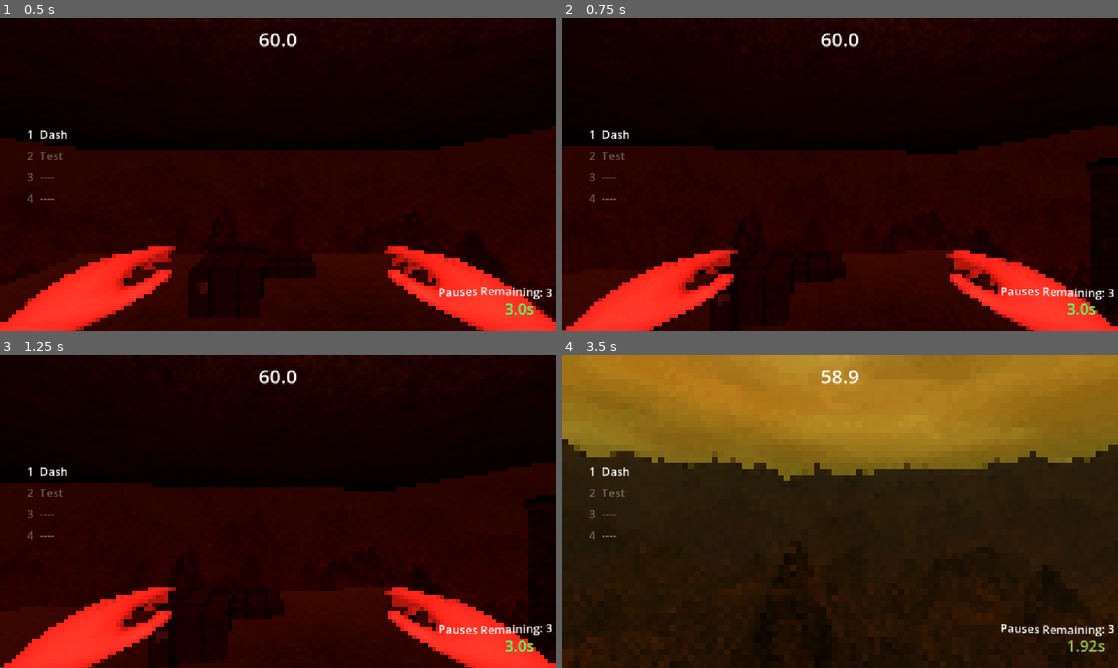
Above: before the commit, frames 1-4 (two rows, left to right).
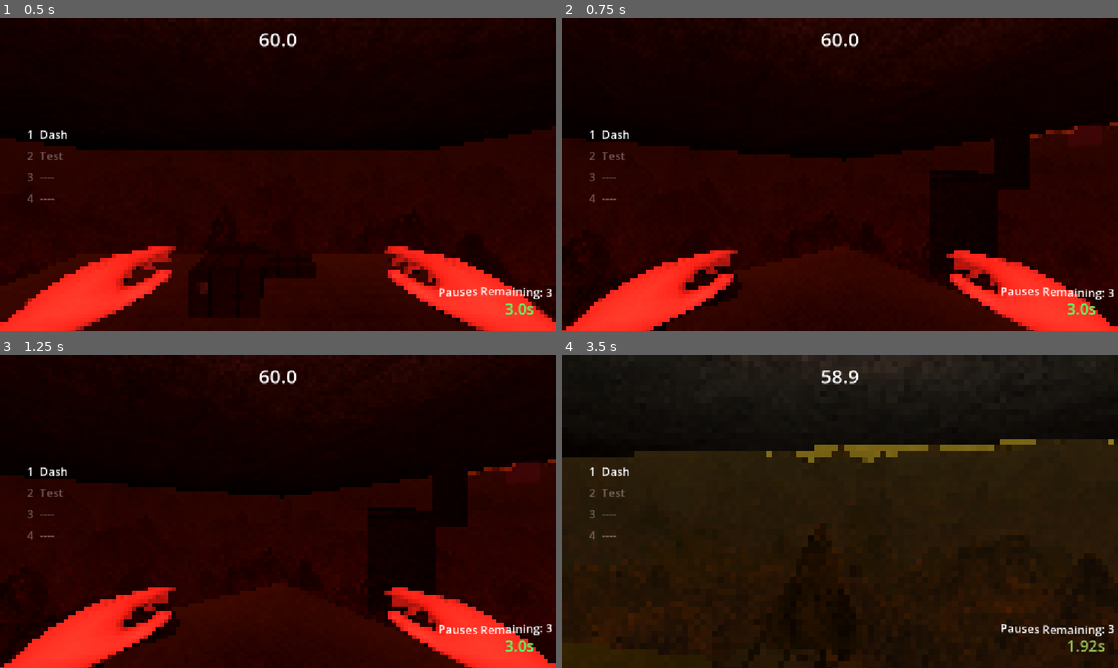
Above: after the commit, the same moments.

Repository: Aechileus/TimeLightGame
Game: Godot game, scene res://GameScenes/GameplayScenes/test_scene.tscn
Two runs of this game, one before a commit and one after it. Both use one fixed random seed, a clock stepped at 60 frames per second and the inputs below.
Inputs (mouse positions are in pixels of both pictures, inside the frame that each line leads up to):
- Up to frame 1 (0.5 s): no input
- Up to frame 2 (0.75 s): tap Enter (ui_accept) at 0.5 s; move the mouse to (867, 174) at 0.52 s; hold W (ui_up) from 0.53 s (still down); hold Ctrl (crouch) from 0.53 s (still down); click (867, 174) at 0.67 s
- Up to frame 3 (1.25 s): keep holding W (ui_up); keep holding Ctrl (crouch); tap Enter (ui_accept) at 0.77 s
- Up to frame 4 (3.5 s): keep holding W (ui_up); move the mouse to (812, 511) at 1.27 s; release Ctrl (crouch) at 1.28 s; tap F (time_stop) at 1.35 s; click (812, 511) at 1.42 s; tap Enter (ui_accept) at 1.52, 3.02 s; move the mouse to (851, 505) at 2.02 s; hold Shift 2.03-2.78 s; click (851, 505) at 2.17 s; move the mouse to (834, 517) at 2.77 s; tap Ctrl (crouch) at 2.85 s; click (834, 517) at 2.92 s

Frame 1 is identical in both runs. In frame 2, 8.8% of the frame differs, in the area x 0-100%, y 1-100%; in frame 3, 8.8%; in frame 4, 35%, in the area x 0-100%, y 0-100%.

Commit message:
Added finish line basics

Diff:
--- /dev/null
+++ b/time-light-game/Assets/GameplayPieces/finish_line.gd
@@ -0,0 +1,5 @@
+extends Area3D
+
+func _physics_process(delta: float) -> void:
+	if self.has_overlapping_bodies():
+		get_tree().reload_current_scene()
--- /dev/null
+++ b/time-light-game/Assets/GameplayPieces/finish_line.tscn
@@ -0,0 +1,64 @@
+[gd_scene format=3 uid="uid://bi5m5xaah2oxr"]
+
+[ext_resource type="Script" uid="uid://e3knjvxsg4wb" path="res://Assets/GameplayPieces/finish_line.gd" id="1_7r3gb"]
+
+[sub_resource type="BoxShape3D" id="BoxShape3D_u1kwc"]
+
+[sub_resource type="StandardMaterial3D" id="StandardMaterial3D_7r3gb"]
+render_priority = 1
+transparency = 1
+blend_mode = 1
+albedo_color = Color(1, 0, 1, 0.14509805)
+
+[sub_resource type="BoxMesh" id="BoxMesh_u1kwc"]
+material = SubResource("StandardMaterial3D_7r3gb")
+
+[sub_resource type="Curve" id="Curve_6cnrg"]
+_data = [Vector2(0, 1), 0.0, 0.0, 0, 0, Vector2(1, 0), 0.0, 0.0, 0, 0]
+point_count = 2
+
+[sub_resource type="CurveTexture" id="CurveTexture_7r3gb"]
+curve = SubResource("Curve_6cnrg")
+
+[sub_resource type="ParticleProcessMaterial" id="ParticleProcessMaterial_n52p5"]
+emission_shape_offset = Vector3(0, -1, 0)
+emission_shape_scale = Vector3(1, 0, 1)
+emission_shape = 3
+emission_box_extents = Vector3(1, 1, 1)
+direction = Vector3(1, 1, 1)
+spread = 0.0
+gravity = Vector3(0, 5, 0)
+scale_over_velocity_max = 90.46
+color = Color(1, 1, 0.4745098, 0.9098039)
+emission_curve = SubResource("CurveTexture_7r3gb")
+hue_variation_min = -2.2351742e-08
+hue_variation_max = -2.2351742e-08
+
+[sub_resource type="StandardMaterial3D" id="StandardMaterial3D_6cnrg"]
+vertex_color_use_as_albedo = true
+emission = Color(0, 0.3882353, 0, 1)
+emission_energy_multiplier = 0.38
+billboard_mode = 3
+billboard_keep_scale = true
+particles_anim_h_frames = 1
+particles_anim_v_frames = 1
+particles_anim_loop = false
+
+[sub_resource type="QuadMesh" id="QuadMesh_7r3gb"]
+material = SubResource("StandardMaterial3D_6cnrg")
+size = Vector2(0.1, 0.1)
+
+[node name="FinishLine" type="Area3D" unique_id=8209525]
+collision_layer = 0
+script = ExtResource("1_7r3gb")
+
+[node name="CollisionShape3D" type="CollisionShape3D" parent="." unique_id=1530298276]
+shape = SubResource("BoxShape3D_u1kwc")
+
+[node name="MeshInstance3D" type="MeshInstance3D" parent="." unique_id=614071958]
+mesh = SubResource("BoxMesh_u1kwc")
+
+[node name="CPUParticles3D" type="GPUParticles3D" parent="." unique_id=1075710872]
+transform = Transform3D(0.5, 0, 0, 0, 0.5, 0, 0, 0, 0.5, 0, 0, 0)
+process_material = SubResource("ParticleProcessMaterial_n52p5")
+draw_pass_1 = SubResource("QuadMesh_7r3gb")
--- a/time-light-game/Assets/Player/player_controller.tscn
+++ b/time-light-game/Assets/Player/player_controller.tscn
@@ -44,11 +44,7 @@
 
 [node name="PlayerController" type="Node3D" unique_id=440292127]
 script = ExtResource("1_player")
-walk_speed = 8.0
-sprint_speed = 12.0
-air_acceleration = 16.3
-overspeed_deceleration = 1.3
-momentum_steering = 13.0
+mouse_sensitivity = 0.009999999999999998
 
 [node name="Components" type="Node" parent="." unique_id=1210953728]
 
@@ -218,7 +214,7 @@
 [node name="arms_rig" parent="PlayerCharacterBody3D/PlayerCamera" unique_id=920561538 instance=ExtResource("12_7pvar")]
 transform = Transform3D(-1, 0, -8.742278e-08, 0, 1, 0, 8.742278e-08, 0, -1, 0, -1.7043787, 0)
 
-[node name="Skeleton3D" parent="PlayerCharacterBody3D/PlayerCamera/arms_rig/ArmsRig" parent_id_path=PackedInt32Array(920561538, 807248929) index="0" unique_id=488035488]
+[node name="Skeleton3D" parent="PlayerCharacterBody3D/PlayerCamera/arms_rig/ArmsRig" parent_id_path=PackedInt32Array(920561538, 1111562941) index="0" unique_id=1508119363]
 bones/1/rotation = Quaternion(-0.6771994, 0.20400533, 0.20417176, 0.6768284)
 bones/2/position = Vector3(-0.008651819, 0.202249, -0.010967473)
 bones/2/rotation = Quaternion(0.14560084, -0.48732963, 0.77661955, 0.3717153)
@@ -282,7 +278,7 @@
 bones/51/position = Vector3(0.4639069, 1.429291, -0.26763627)
 bones/51/rotation = Quaternion(0.34815243, -0.6154591, 0.6154591, -0.34815246)
 
-[node name="AnimationPlayer" parent="PlayerCharacterBody3D/PlayerCamera/arms_rig" index="1" unique_id=54383545]
+[node name="AnimationPlayer" parent="PlayerCharacterBody3D/PlayerCamera/arms_rig" index="1" unique_id=641917606]
 autoplay = &"relax"
 
 [node name="StairStepRay" type="RayCast3D" parent="PlayerCharacterBody3D" unique_id=728562801]
--- a/time-light-game/GameScenes/GameplayScenes/test_scene.tscn
+++ b/time-light-game/GameScenes/GameplayScenes/test_scene.tscn
@@ -10,6 +10,7 @@
 [ext_resource type="AudioStream" uid="uid://cqc3reinewbvj" path="res://Resources/Music/Jesse Spillane - Space Bomb.mp3" id="8_y2afc"]
 [ext_resource type="Texture2D" uid="uid://bdkhw33mu1vtv" path="res://Resources/Skyboxes/skybox_emx_19.png" id="9_6rgnf"]
 [ext_resource type="PackedScene" uid="uid://b8fc7wpo54ccm" path="res://GameScenes/UI/level_timer.tscn" id="10_leveltimer"]
+[ext_resource type="PackedScene" uid="uid://bi5m5xaah2oxr" path="res://Assets/GameplayPieces/finish_line.tscn" id="11_qa46d"]
 
 [sub_resource type="PanoramaSkyMaterial" id="PanoramaSkyMaterial_vlwju"]
 panorama = ExtResource("9_6rgnf")
@@ -27,6 +28,9 @@
 volumetric_fog_sky_affect = 0.67
 
 [node name="TestScene" type="Node3D" unique_id=585908160]
+
+[node name="FinishLine" parent="." unique_id=411233920 instance=ExtResource("11_qa46d")]
+transform = Transform3D(1, 0, 0, 0, 1, 0, 0, 0, 1, 15.96862, 4.836372, 0)
 
 [node name="LevelTimer" parent="." unique_id=798731190 instance=ExtResource("10_leveltimer")]
 
Not shown, added: time-light-game/Assets/GameplayPieces/finish_line.gd.uid
Not shown, changed: time-light-game/kanban_tasks_data.kanban
